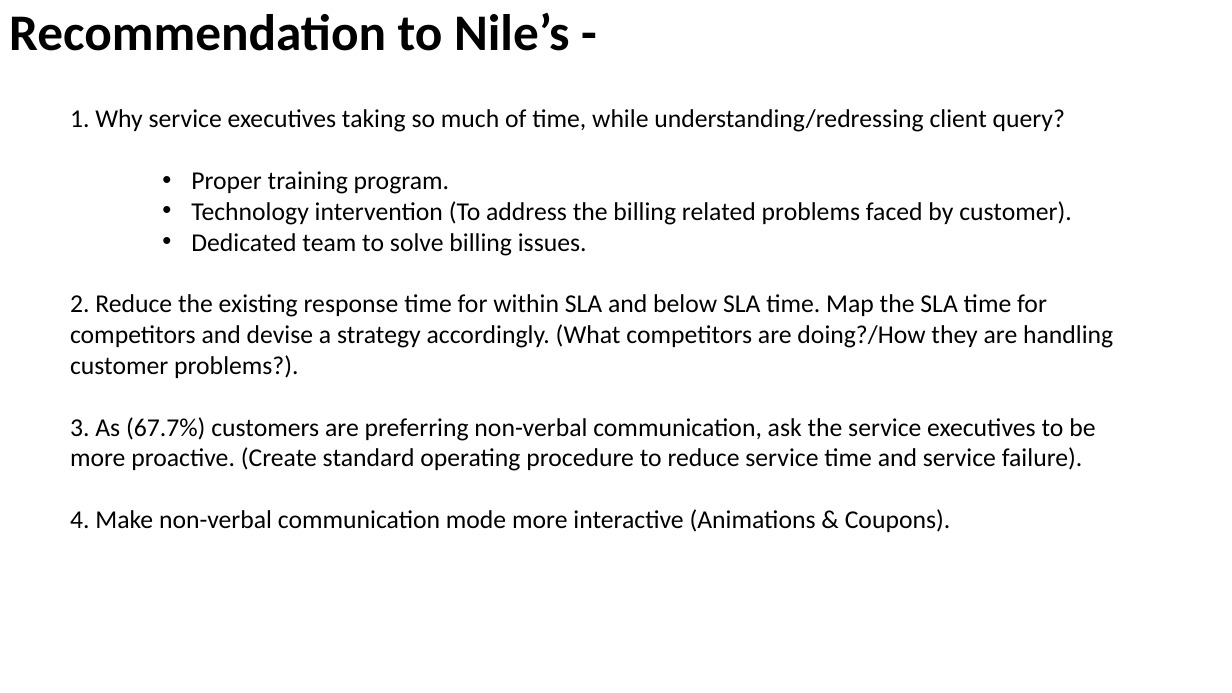
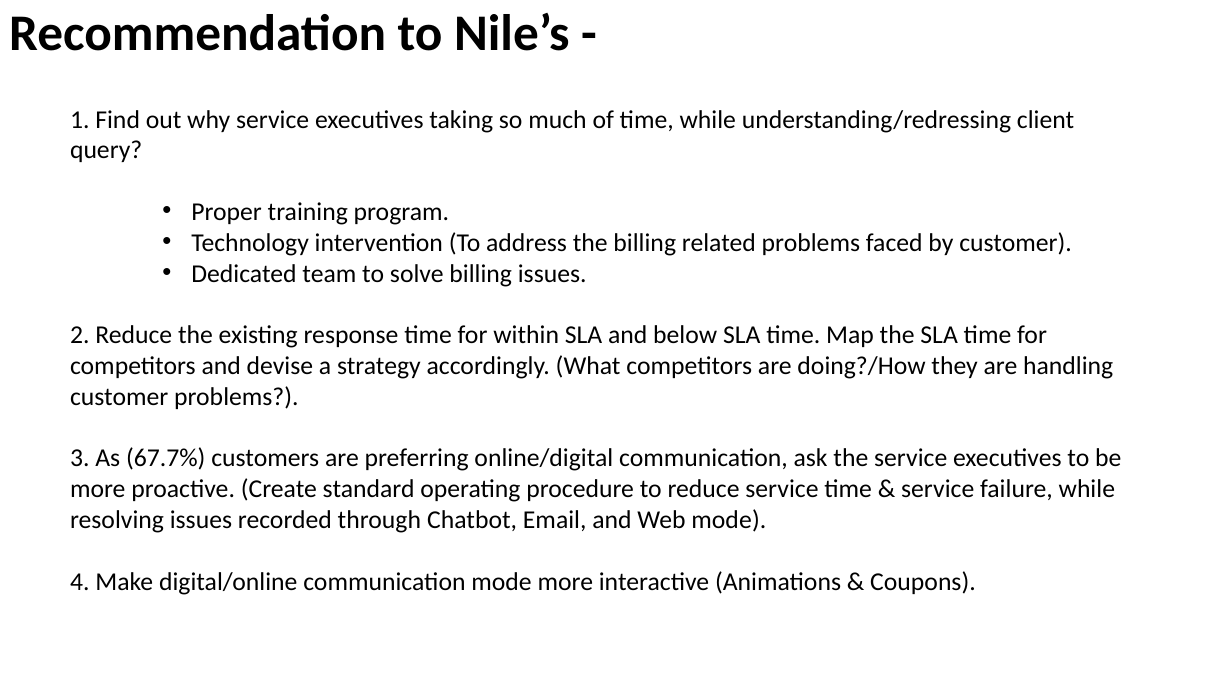
Before and after one commit to Aniruddhakhedkar/Analysis_of_Customer_Service_Data_for_an_E-commerce_Company_Nile, a slide deck: slide 10 of Findings_Analysis of Customer Service Data_E-commerce Company_Nile.pptx. Drawn at 1232x693 pixels with LibreOffice and Linux fonts; fonts in the diff are those of the drawing. Boxes give left, top, right and bottom in pixels: in the first picture for what was removed or moved away, otherwise in the second. Text is boxed around its words. In the diff, an @@ line names an element or a change of style, - is before the commit and + after.

```diff
--- a/Findings_Analysis of Customer Service Data_E-commerce Company_Nile.pptx
+++ b/Findings_Analysis of Customer Service Data_E-commerce Company_Nile.pptx
@@ text at (x1=70, y1=110, x2=1074, y2=162): text changed @@
-1. Why service executives taking so much of time, while understanding/redressing client query?
+1. Find out why service executives taking so much of time, while understanding/redressing client query?
@@ text at (x1=70, y1=447, x2=1121, y2=595): text changed @@
-3. As (67.7%) customers are preferring non-verbal communication, ask the service executives to be more proactive. (Create standard operating procedure to reduce service time and service failure).
-4. Make non-verbal communication mode more interactive (Animations & Coupons).
+3. As (67.7%) customers are preferring online/digital communication, ask the service executives to be more proactive. (Create standard operating procedure to reduce service time & service failure, while resolving issues recorded through Chatbot, Email, and Web mode).
+4. Make digital/online communication mode more interactive (Animations & Coupons).
```
Also in this commit, not shown: 7 other slides changed, 1 slide added, 1 slide removed.
